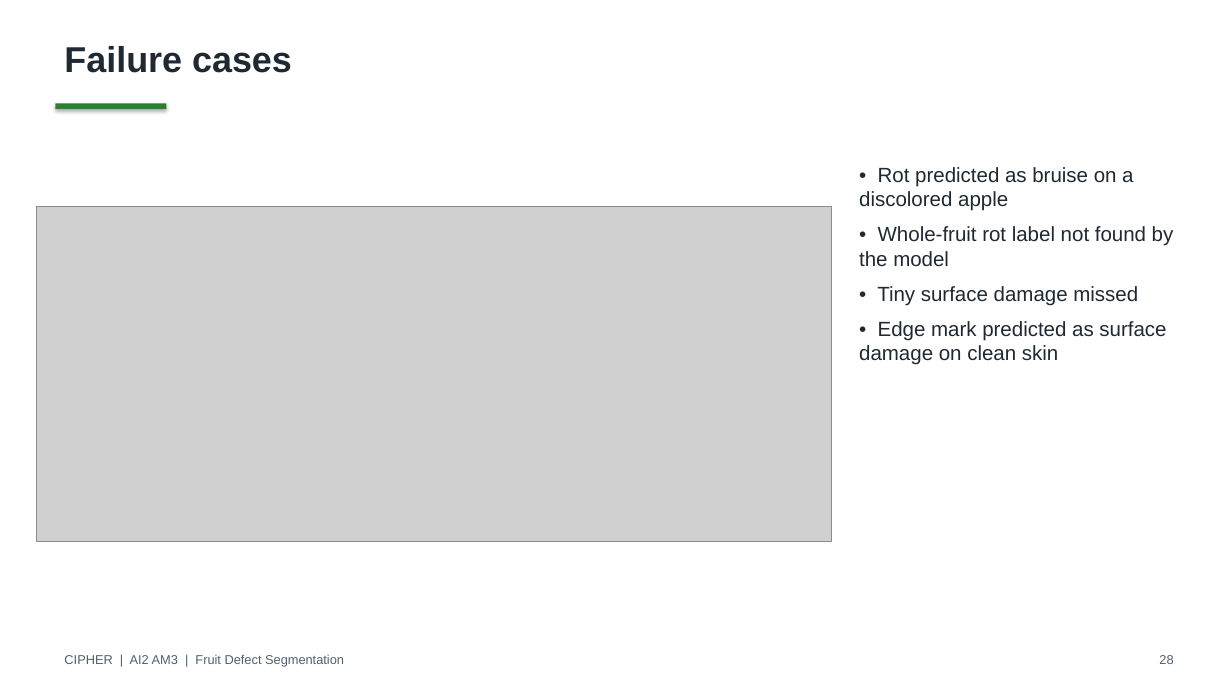
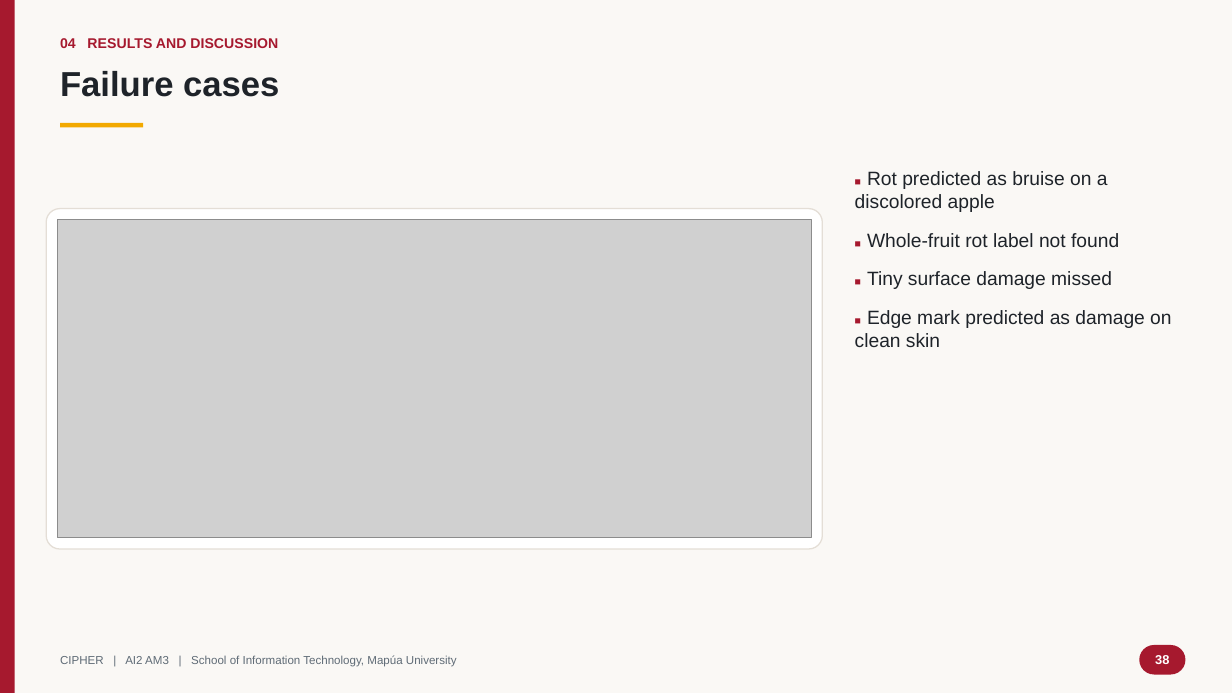
Before and after one commit to RalphKGM/ai2-computer-vision, a slide deck: slide 38 of 5_PPT_Presentation/CIPHER_AI2_Final_Defense.pptx (slide 28 before the commit). Drawn at 1232x693 pixels with LibreOffice and Linux fonts; fonts in the diff are those of the drawing; grey boxes stand for pictures. Boxes give left, top, right and bottom in pixels: in the first picture for what was removed or moved away, otherwise in the second. Text is boxed around its words. In the diff, an @@ line names an element or a change of style, - is before the commit and + after.

```diff
--- a/5_PPT_Presentation/CIPHER_AI2_Final_Defense.pptx
+++ b/5_PPT_Presentation/CIPHER_AI2_Final_Defense.pptx
@@ background #FFFFFF to #FAF8F5 @@
@@ rectangle added at (0, 0, 15, 693), fill #A6192E @@
@@ text "Failure cases": place and size @@
-text "Failure cases" at (64, 46, 292, 73)
+text "Failure cases" at (60, 71, 279, 97)
@@ text "Failure cases" at (60, 71, 279, 97): size 28 to 27 pt, text colour #1F2933 to #1E2329 @@
@@ text added at (60, 38, 278, 48), 11 pt, text #A6192E, bold @@
+04 RESULTS AND DISCUSSION
@@ rectangle: place and size @@
-rectangle at (55, 104, 166, 109)
+rectangle at (60, 123, 143, 128)
@@ rectangle at (60, 123, 143, 128): fill #2E7D32 to #F2A900; shadow off @@
@@ text at (855, 171, 1171, 347): text changed; size 16 to 15 pt; text colour #1F2933 to #1E2329 @@
-• Rot predicted as bruise on a discolored apple
-• Whole-fruit rot label not found by the model
-• Tiny surface damage missed
-• Edge mark predicted as surface damage on clean skin
+■ Rot predicted as bruise on a discolored apple
+■ Whole-fruit rot label not found
+■ Tiny surface damage missed
+■ Edge mark predicted as damage on clean skin
@@ rounded rectangle added at (46, 209, 823, 549), fill #FFFFFF, outline #E4DED6 1 pt @@
@@ picture: place and size @@
-picture at (37, 206, 832, 542)
+picture at (57, 220, 811, 538)
@@ text at (60, 655, 457, 667): text changed; size 10 to 9 pt; text colour #52606D to #5F6B76 @@
-CIPHER | AI2 AM3 | Fruit Defect Segmentation
+CIPHER | AI2 AM3 | School of Information Technology, Mapúa University
@@ rounded rectangle added at (1140, 645, 1186, 675), fill #A6192E, 10 pt, text #FFFFFF, bold @@
+38
@@ text removed at (1159, 655, 1173, 664) @@
-28
```
Also in this commit, not shown: 12 other slides changed, 31 slides added, 19 slides removed, 1 other file.
